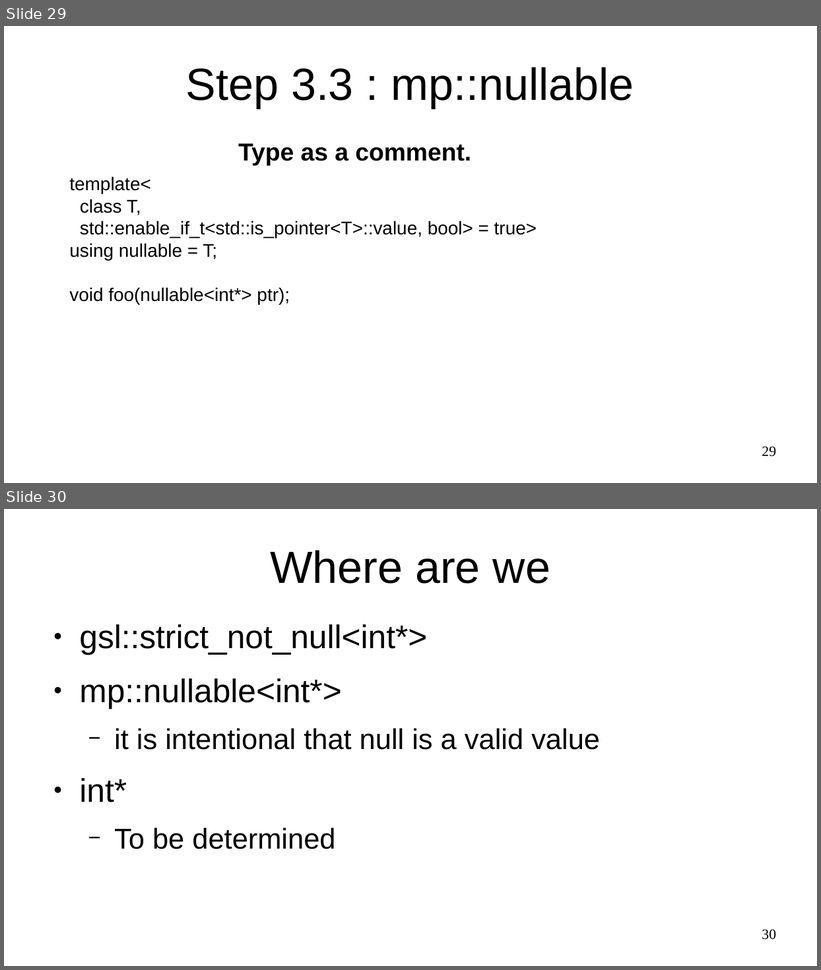
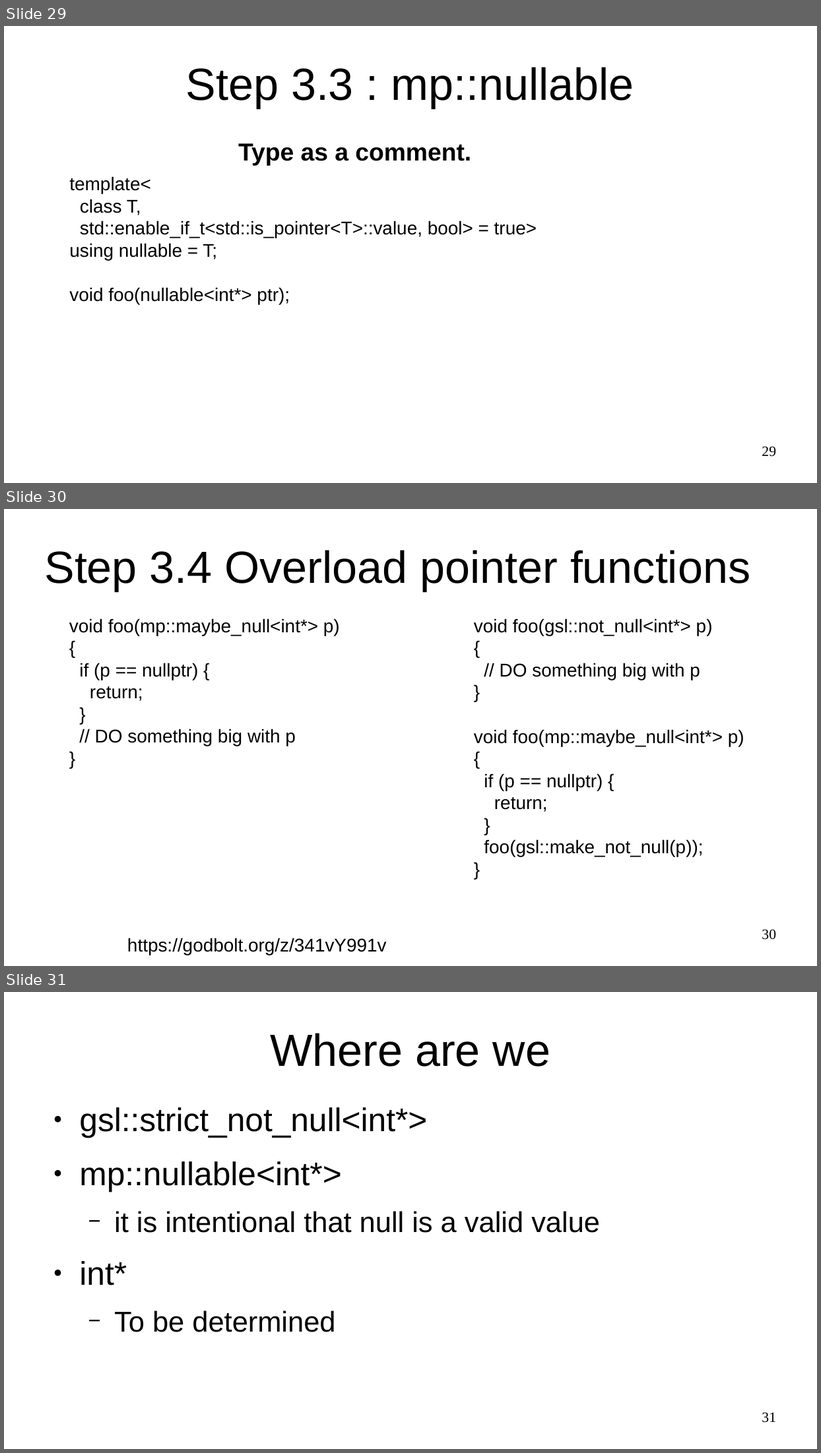
Before and after one commit to marcpawl/nullptr, a slide deck: slideshow.odp. Shown one above the other, each under a label of ours: slides 29 and 30 before the commit, slides 29, 30 and 31 after it. The pictures are 821x970 and 821x1453 pixels, drawn with LibreOffice and Linux fonts; fonts in the diff are those of the drawing. Boxes give left, top, right and bottom in pixels: in the first picture for what was removed or moved away, otherwise in the second. Text is boxed around its words. In the diff, an @@ line names an element or a change of style, - is before the commit and + after.

```diff
--- a/slideshow.odp
+++ b/slideshow.odp
@@ slide 30 added at (x1=4, y1=509, x2=817, y2=966), background #FFFFFF @@
@@ title added at (x1=45, y1=550, x2=750, y2=591), 44 pt, text #000000 @@
+Step 3.4 Overload pointer functions
@@ text added at (x1=69, y1=619, x2=340, y2=747), 18 pt, text #000000 @@
+void foo(mp::maybe_null<int*> p)
+{
+if (p == nullptr) {
+return;
+}
+// DO something big with p
+}
@@ text added at (x1=474, y1=619, x2=745, y2=857), 18 pt, text #000000 @@
+void foo(gsl::not_null<int*> p)
+{
+// DO something big with p
+}
+void foo(mp::maybe_null<int*> p)
+{
+if (p == nullptr) {
+return;
+}
+foo(gsl::make_not_null(p));
+}
@@ text added at (x1=127, y1=938, x2=387, y2=955), 18 pt, text #000000 @@
+https://godbolt.org/z/341vY991v
@@ page number added at (x1=762, y1=929, x2=776, y2=940), 14 pt, text #000000 @@
+30
@@ what was slide 30 is now slide 31 @@
@@ page number at (x1=762, y1=1412, x2=776, y2=1423): text changed @@
-30
+31
```
Also in this commit, not shown: 3 slides changed, 1 other slide added.
